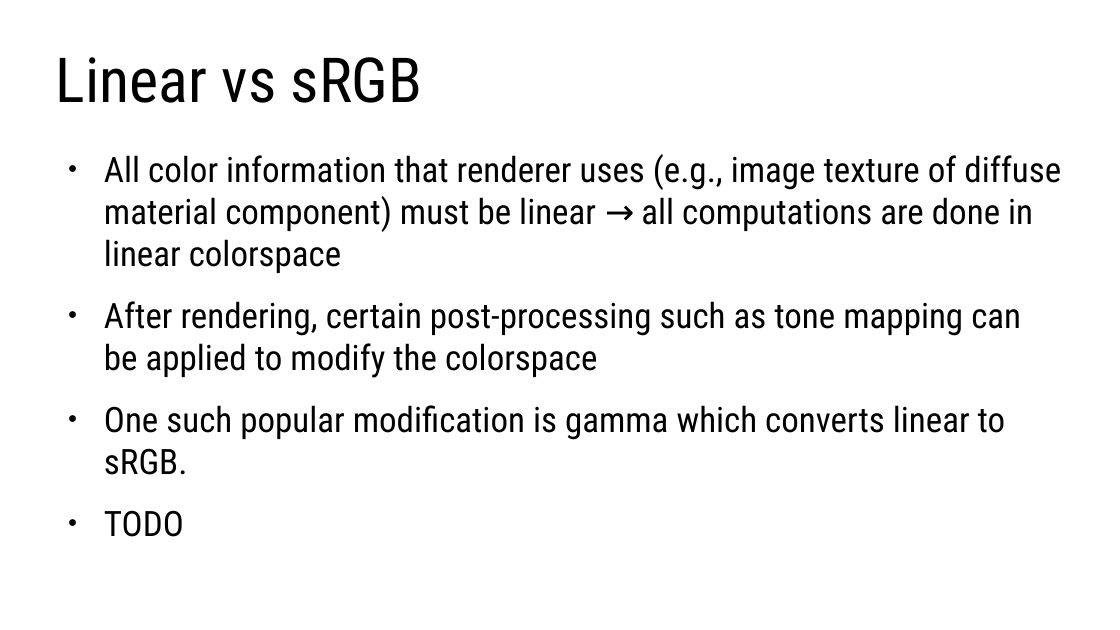
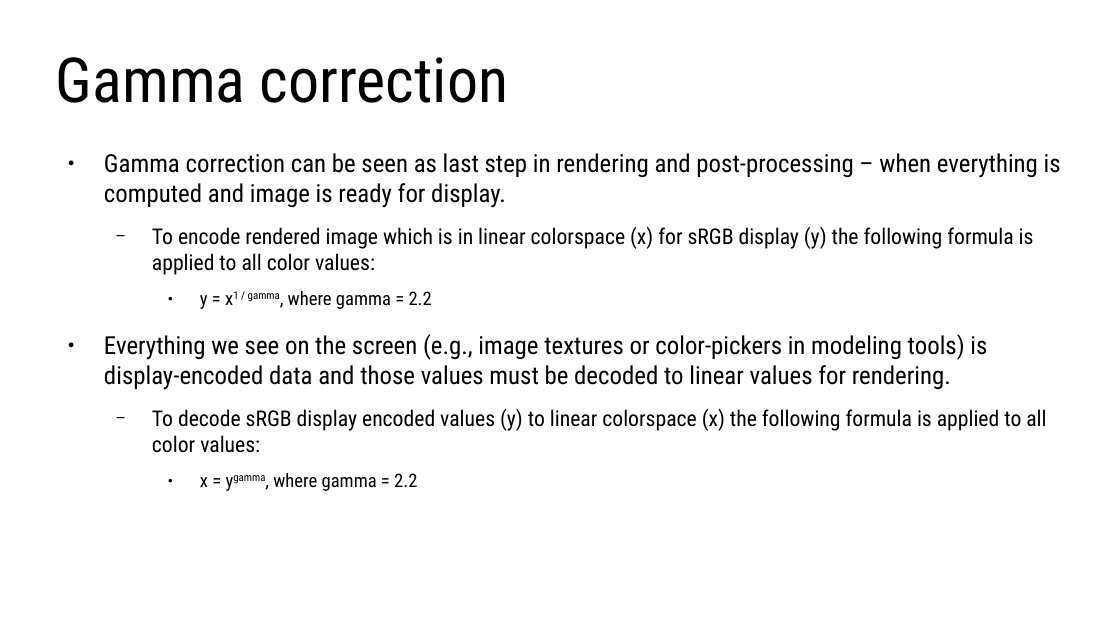
Before and after one commit to lorentzo/IntroductionToComputerGraphics, a slide deck: slide 13 of lectures/5_foundations_image_postprocessing/5_1_images.odp (slide 11 before the commit). Drawn at 1120x630 pixels with LibreOffice and Linux fonts; fonts in the diff are those of the drawing. Boxes give left, top, right and bottom in pixels: in the first picture for what was removed or moved away, otherwise in the second. Text is boxed around its words. In the diff, an @@ line names an element or a change of style, - is before the commit and + after.

Commit message:
image, post-process

```diff
--- a/lectures/5_foundations_image_postprocessing/5_1_images.odp
+++ b/lectures/5_foundations_image_postprocessing/5_1_images.odp
@@ title at [56, 57, 508, 103]: text changed @@
-Linear vs sRGB
+Gamma correction
@@ text at [104, 153, 1061, 491]: text changed; size 24.8 to 17.6 pt @@
-● All color information that renderer uses (e.g., image texture of diffuse material component) must be linear → all computations are done in linear colorspace
-● After rendering, certain post-processing such as tone mapping can be applied to modify the colorspace
-● One such popular modification is gamma which converts linear to sRGB.
-● TODO
+● Gamma correction can be seen as last step in rendering and post-processing – when everything is computed and image is ready for display.
+  − To encode rendered image which is in linear colorspace (x) for sRGB display (y) the following formula is applied to all color values:
+    ● y = x1 / gamma, where gamma = 2.2
+● Everything we see on the screen (e.g., image textures or color-pickers in modeling tools) is display-encoded data and those values must be decoded to linear values for rendering.
+  − To decode sRGB display encoded values (y) to linear colorspace (x) the following formula is applied to all color values:
+    ● x = ygamma, where gamma = 2.2
```
Also in this commit, not shown: 6 other slides changed, 11 slides added, 8 other files.
